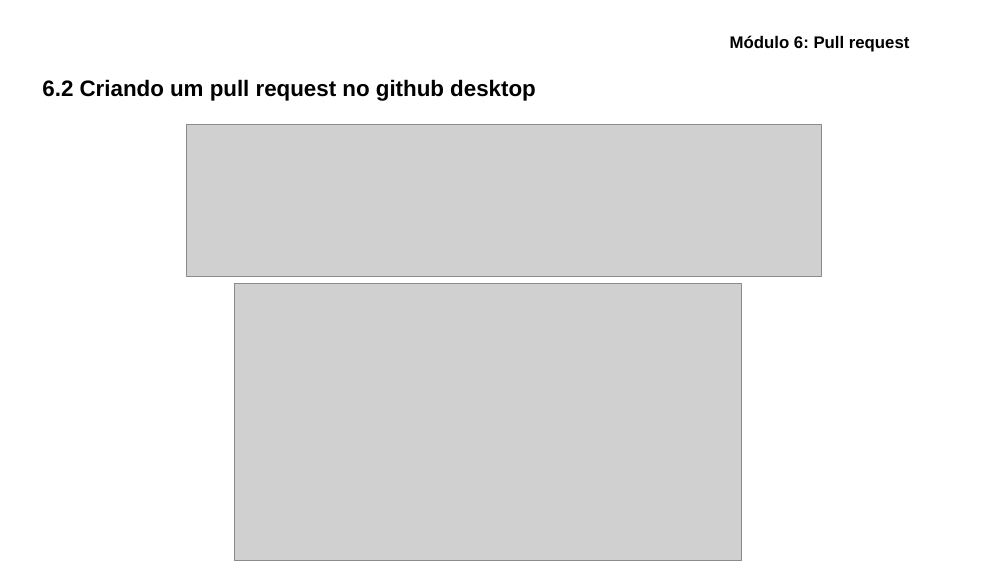
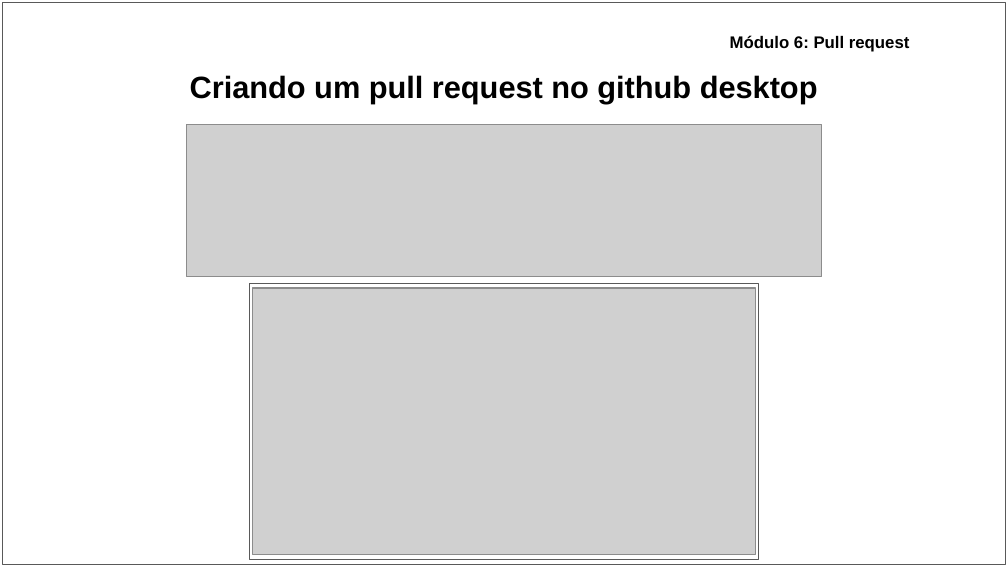
Before and after one commit to ryancunha13/Curso-Git-02, a slide deck: slide 30 of Materiais didáticos/Apresentação - Curso de Git_GitHub.pptx (slide 28 before the commit). Drawn at 1008x567 pixels with LibreOffice and Linux fonts; fonts in the diff are those of the drawing; grey boxes stand for pictures. Boxes give left, top, right and bottom in pixels: in the first picture for what was removed or moved away, otherwise in the second. Text is boxed around its words. In the diff, an @@ line names an element or a change of style, - is before the commit and + after.

```diff
--- a/Materiais didáticos/Apresentação - Curso de Git_GitHub.pptx
+++ b/Materiais didáticos/Apresentação - Curso de Git_GitHub.pptx
@@ rectangle added at (2, 2, 1006, 564), fill #FFFFFF, outline #595959 0.75 pt @@
@@ title at (190, 75, 818, 103): text changed; size 16 to 22 pt @@
-6.2 Criando um pull request no github desktop
+Criando um pull request no github desktop
@@ rectangle added at (249, 283, 758, 559), fill #FFFFFF, outline #595959 0.75 pt @@
@@ picture: place and size @@
-picture at (235, 283, 742, 560)
+picture at (253, 288, 755, 555)
```
Also in this commit, not shown: 38 other slides changed, 2 slides added, 3 other files.
